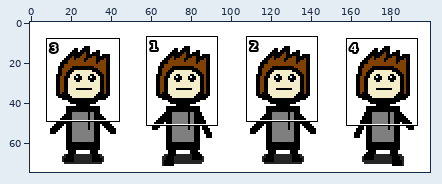
Two versions of one sprite sheet, resources/art/player_no_role_amuna_down_male.png. The picture above shows the old version from afar; the outline marks the close-up.
Close-up. Before the edit:
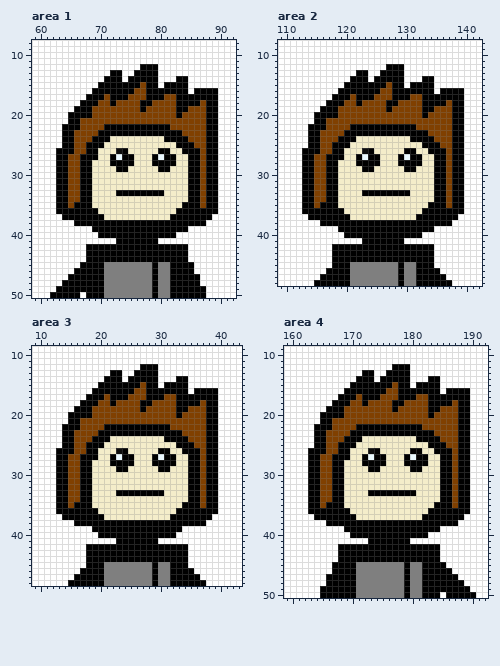
The file is 200x75 pixels. Shown: area 1: x 59..92, y 8..50; area 2: x 109..142, y 8..48; area 3: x 9..43, y 9..48; area 4: x 159..192, y 9..50. The commit also changed other parts of the picture, which this record leaves out.
The result:
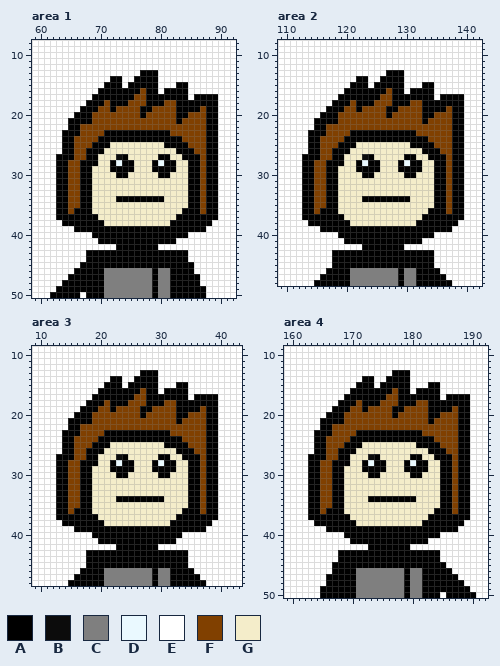
Palette (. is transparent): A #000000  B #0c0c0c  C #7f7f7f  D #eaf9ff  E #ffffff  F #804000  G #f4edca
Edits made:
Changed rows in their new state; - is an unchanged pixel.
Area 1:
first column x 63:
12 --------------EEE----------
13 ---------EE--E-------------
14 --------E---E-------EE-----
15 -------E---E--A---EE-------
16 ------E------A---E-----EEEE
17 -----E--A---A-----AA--E----
18 ----E--A--AA--F-AA------A--
19 ---E--A--A-----A------AA---
20 --E-----------A------A-----
21 ----AA--------------A------
22 -E------FFFFFFFFFFF--------
23 ---A---F-----------FF------
24 ------F--AAAAAAAAA---F-----
25 -----F--A---------AA--F----
26 E------A--GG-----GG-A--F---
27 --A-F----GB-G---GA-G-A-----
28 ------A---D------D---------
29 ---------A--A---A--A-------
30 ----------AA-----AA--------
33 ----------GGGGGGGG---------
34 ----------AAAAAAAA---------
35 ---F-----------------G-----
36 --F---G-------------G---F--
37 A------G-----------G------A
38 -AA-----GGGGGGGGGGG------A-
39 ---AAA----------------AAA--
40 ------A-------------AA-----
41 -------AAA-------AAA-------
42 -----EEEEE-------EEEEE-----
45 --------AAAAAAAA-AA--------
Area 2:
first column x 113:
12 --------------EEE----------
13 ---------EE--E-------------
14 --------E---E-------EE-----
15 -------E---E--A---EE-------
16 ------E------A---E-----EEEE
17 -----E--A---A-----AA--E----
18 ----E--A--AA--F-AA------A--
19 ---E--A--A-----A------AA---
20 --E-----------A------A-----
21 ----AA--------------A------
22 -E------FFFFFFFFFFF--------
23 ---A---F-----------FF------
24 ------F--AAAAAAAAA---F-----
25 -----F--A---------AA--F----
26 E------A--GG-----GG-A--F---
27 --A-F----GB-G---GA-G-A-----
28 ------A---D------D---------
29 ---------A--A---A--A-------
30 ----------AA-----AA--------
33 ----------GGGGGGGG---------
34 ----------AAAAAAAA---------
35 ---F-----------------G-----
36 --F---G-------------G---F--
37 A------G-----------G------A
38 -AA-----GGGGGGGGGGG------A-
39 ---AAA----------------AAA--
40 ------A-------------AA-----
41 -------AAA-------AAA-------
42 -----EEEEE-------EEEEE-----
45 --------AAAAAAAA-AA--------
Area 3:
first column x 13:
12 --------------EEE----------
13 ---------EE--E-------------
14 --------E---E-------EE-----
15 -------E---E--A---EE-------
16 ------E------A---E-----EEEE
17 -----E--A---A-----AA--E----
18 ----E--A--AA--F-AA------A--
19 ---E--A--A-----A------AA---
20 --E-----------A------A-----
21 ----AA--------------A------
22 -E------FFFFFFFFFFF--------
23 ---A---F-----------FF------
24 ------F--AAAAAAAAA---F-----
25 -----F--A---------AA--F----
26 E------A--GG-----GG-A--F---
27 --A-F----GB-G---GA-G-A-----
28 ------A---D------D---------
29 ---------A--A---A--A-------
30 ----------AA-----AA--------
33 ----------GGGGGGGG---------
34 ----------AAAAAAAA---------
35 ---F-----------------G-----
36 --F---G-------------G---F--
37 A------G-----------G------A
38 -AA-----GGGGGGGGGGG------A-
39 ---AAA---------------AAAA--
40 ------A-------------A------
41 -------AAA-------AAA-------
42 -----EEEEE-------EEEEE-----
45 --------AAAAAAAA-AA--------
Area 4:
first column x 163:
12 --------------EEE----------
13 ---------EE--E-------------
14 --------E---E-------EE-----
15 -------E---E--A---EE-------
16 ------E------A---E-----EEEE
17 -----E--A---A-----AA--E----
18 ----E--A--AA--F-AA------A--
19 ---E--A--A-----A------AA---
20 --E-----------A------A-----
21 ----AA--------------A------
22 -E------FFFFFFFFFFF--------
23 ---A---F-----------FF------
24 ------F--AAAAAAAAA---F-----
25 -----F--A---------AA--F----
26 E------A--GG-----GG-A--F---
27 --A-F----GB-G---GA-G-A-----
28 ------A---D------D---------
29 ---------A--A---A--A-------
30 ----------AA-----AA--------
33 ----------GGGGGGGG---------
34 ----------AAAAAAAA---------
35 ---F-----------------G-----
36 --F---G-------------G---F--
37 A------G-----------G------A
38 -AA-----GGGGGGGGGGG------A-
39 ---AAA----------------AAA--
40 ------A-------------AA-----
41 -------AAA-------AAA-------
42 -----EEEEE-------EEEEE-----
45 --------AAAAAAAA-AA--------
Changed places in both close-ups, as pixel boxes (x1, y1, x2, y2):
changed: (56, 64, 218, 268)
changed: (302, 64, 464, 268)
changed: (56, 364, 218, 568)
changed: (308, 364, 470, 568)
